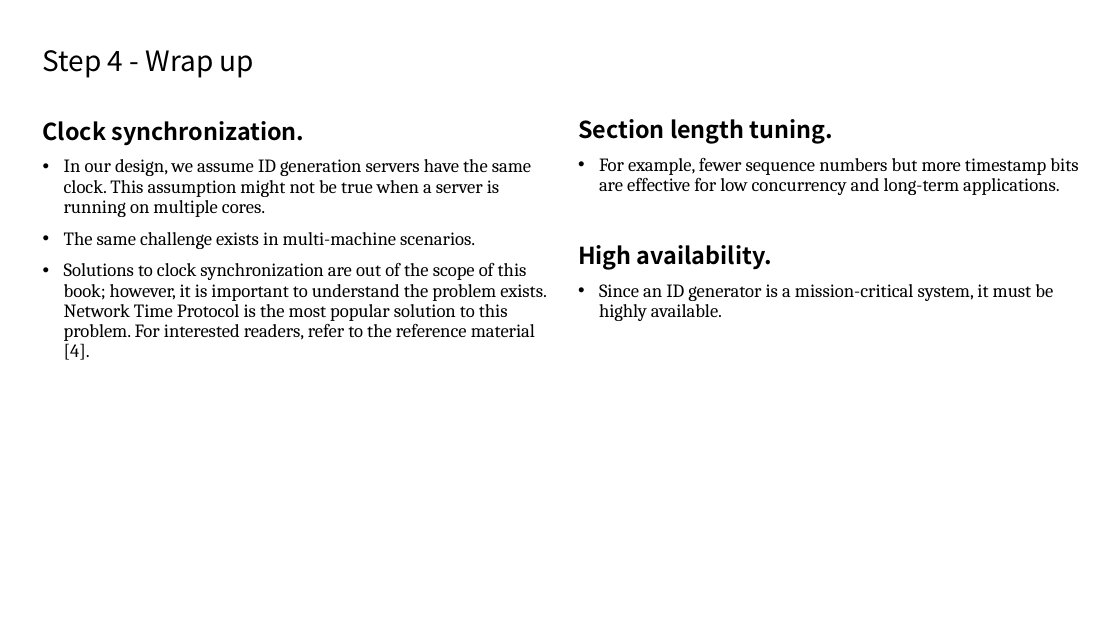
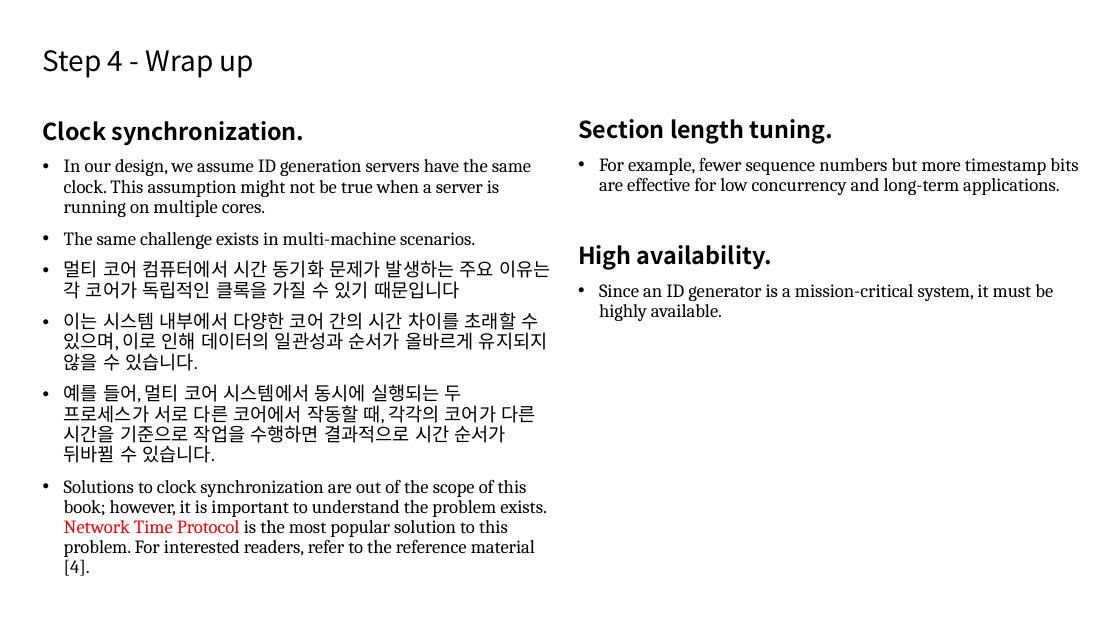
Before and after one commit to Vancouver-KDD/book-study, a slide deck: slide 11 of [Jason Yang] Wk 4 (Ch 7).pptx (slide 10 before the commit). Drawn at 1120x630 pixels with LibreOffice and Linux fonts; fonts in the diff are those of the drawing. Boxes give left, top, right and bottom in pixels: in the first picture for what was removed or moved away, otherwise in the second. Text is boxed around its words. In the diff, an @@ line names an element or a change of style, - is before the commit and + after.

```diff
--- a/[Jason Yang] Wk 4 (Ch 7).pptx
+++ b/[Jason Yang] Wk 4 (Ch 7).pptx
@@ text at [64,260,550,463]: paragraphs added @@
+• 멀티 코어 컴퓨터에서 시간 동기화 문제가 발생하는 주요 이유는 각 코어가 독립적인 클록을 가질 수 있기 때문입니다
+• 이는 시스템 내부에서 다양한 코어 간의 시간 차이를 초래할 수 있으며, 이로 인해 데이터의 일관성과 순서가 올바르게 유지되지 않을 수 있습니다.
+• 예를 들어, 멀티 코어 시스템에서 동시에 실행되는 두 프로세스가 서로 다른 코어에서 작동할 때, 각각의 코어가 다른 시간을 기준으로 작업을 수행하면 결과적으로 시간 순서가 뒤바뀔 수 있습니다.
@@ text at [64,479,547,576]: text colour #000000 to #FF0000 in "Network Time Protocol" @@
```
Also in this commit, not shown: 8 other slides changed, 3 slides added.
